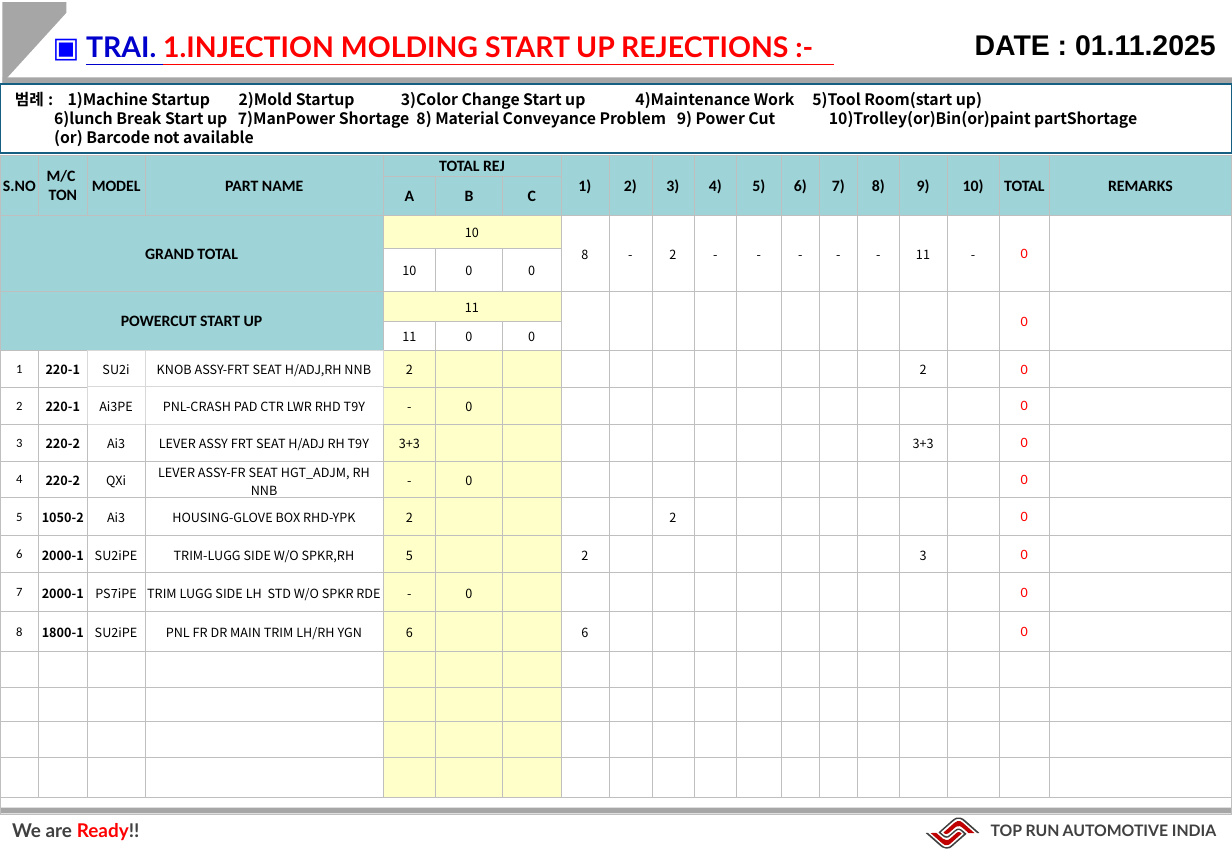
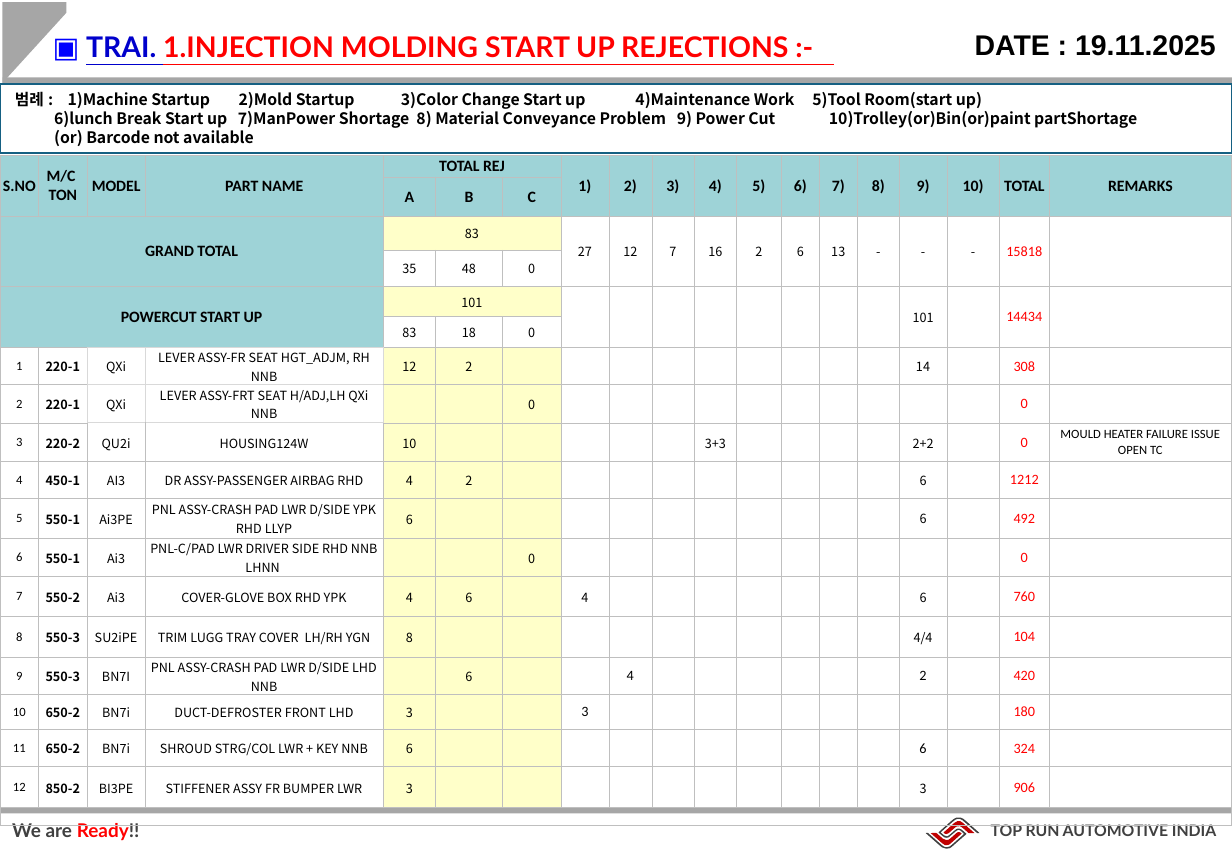
Before and after one commit to Dhamo2005/TOPRUN, a slide deck: slide 1 of Date.pptx. Drawn at 1232x853 pixels with LibreOffice and Linux fonts; fonts in the diff are those of the drawing; background and template pictures are left out. Boxes give left, top, right and bottom in pixels: in the first picture for what was removed or moved away, otherwise in the second. Text is boxed around its words. In the diff, an @@ line names an element or a change of style, - is before the commit and + after.

```diff
--- a/Date.pptx
+++ b/Date.pptx
@@ text at box(975, 35, 1216, 56): text changed @@
-DATE : 01.11.2025
+DATE : 19.11.2025
@@ table at box(0, 155, 1232, 813) @@
-row 3: GRAND TOTAL |  |  |  | 10 |  |  | 8 | - | 2 | - | - | - | - | - | 11 | - | 0 | 
-row 4:  |  |  |  | 10 | 0 | 0 |  |  |  |  |  |  |  |  |  |  |  | 
-row 5: POWERCUT START UP |  |  |  | 11 |  |  |  |  |  |  |  |  |  |  |  |  | 0 | 
-row 6:  |  |  |  | 11 | 0 | 0 |  |  |  |  |  |  |  |  |  |  |  | 
-row 7: 1 | 220-1 | SU2i | KNOB ASSY-FRT SEAT H/ADJ,RH NNB | 2 |  |  |  |  |  |  |  |  |  |  | 2 |  | 0 | 
-row 8: 2 | 220-1 | Ai3PE | PNL-CRASH PAD CTR LWR RHD T9Y | - | 0 |  |  |  |  |  |  |  |  |  |  |  | 0 | 
-row 9: 3 | 220-2 | Ai3 | LEVER ASSY FRT SEAT H/ADJ RH T9Y | 3+3 |  |  |  |  |  |  |  |  |  |  | 3+3 |  | 0 | 
-row 10: 4 | 220-2 | QXi | LEVER ASSY-FR SEAT HGT_ADJM, RH NNB | - | 0 |  |  |  |  |  |  |  |  |  |  |  | 0 | 
-row 11: 5 | 1050-2 | Ai3 | HOUSING-GLOVE BOX RHD-YPK | 2 |  |  |  |  | 2 |  |  |  |  |  |  |  | 0 | 
-row 12: 6 | 2000-1 | SU2iPE | TRIM-LUGG SIDE W/O SPKR,RH | 5 |  |  | 2 |  |  |  |  |  |  |  | 3 |  | 0 | 
-row 13: 7 | 2000-1 | PS7iPE | TRIM LUGG SIDE LH STD W/O SPKR RDE | - | 0 |  |  |  |  |  |  |  |  |  |  |  | 0 | 
-row 14: 8 | 1800-1 | SU2iPE | PNL FR DR MAIN TRIM LH/RH YGN | 6 |  |  | 6 |  |  |  |  |  |  |  |  |  | 0 | 
+row 3: GRAND TOTAL |  |  |  | 83 |  |  | 27 | 12 | 7 | 16 | 2 | 6 | 13 | - | - | - | 15818 | 
+row 4:  |  |  |  | 35 | 48 | 0 |  |  |  |  |  |  |  |  |  |  |  | 
+row 5: POWERCUT START UP |  |  |  | 101 |  |  |  |  |  |  |  |  |  |  | 101 |  | 14434 | 
+row 6:  |  |  |  | 83 | 18 | 0 |  |  |  |  |  |  |  |  |  |  |  | 
+row 7: 1 | 220-1 | QXi | LEVER ASSY-FR SEAT HGT_ADJM, RH NNB | 12 | 2 |  |  |  |  |  |  |  |  |  | 14 |  | 308 | 
+row 8: 2 | 220-1 | QXi | LEVER ASSY-FRT SEAT H/ADJ,LH QXi NNB |  |  | 0 |  |  |  |  |  |  |  |  |  |  | 0 | 
+row 9: 3 | 220-2 | QU2i | HOUSING124W | 10 |  |  |  |  |  | 3+3 |  |  |  |  | 2+2 |  | 0 | MOULD HEATER FAILURE ISSUE OPEN TC
+row 10: 4 | 450-1 | AI3 | DR ASSY-PASSENGER AIRBAG RHD | 4 | 2 |  |  |  |  |  |  |  |  |  | 6 |  | 1212 | 
+row 11: 5 | 550-1 | Ai3PE | PNL ASSY-CRASH PAD LWR D/SIDE YPK RHD LLYP | 6 |  |  |  |  |  |  |  |  |  |  | 6 |  | 492 | 
+row 12: 6 | 550-1 | Ai3 | PNL-C/PAD LWR DRIVER SIDE RHD NNB LHNN |  |  | 0 |  |  |  |  |  |  |  |  |  |  | 0 | 
+row 13: 7 | 550-2 | Ai3 | COVER-GLOVE BOX RHD YPK | 4 | 6 |  | 4 |  |  |  |  |  |  |  | 6 |  | 760 | 
+row 14: 8 | 550-3 | SU2iPE | TRIM LUGG TRAY COVER LH/RH YGN | 8 |  |  |  |  |  |  |  |  |  |  | 4/4 |  | 104 | 
+row 15: 9 | 550-3 | BN7I | PNL ASSY-CRASH PAD LWR D/SIDE LHD NNB |  | 6 |  |  | 4 |  |  |  |  |  |  | 2 |  | 420 | 
+row 16: 10 | 650-2 | BN7i | DUCT-DEFROSTER FRONT LHD | 3 |  |  | 3 |  |  |  |  |  |  |  |  |  | 180 | 
+row 17: 11 | 650-2 | BN7i | SHROUD STRG/COL LWR + KEY NNB | 6 |  |  |  |  |  |  |  |  |  |  | 6 |  | 324 | 
+row 18: 12 | 850-2 | BI3PE | STIFFENER ASSY FR BUMPER LWR | 3 |  |  |  |  |  |  |  |  |  |  | 3 |  | 906 | 
-row 16:  |  |  |  |  |  |  |  |  |  |  |  |  |  |  |  |  |  | 
-row 17:  |  |  |  |  |  |  |  |  |  |  |  |  |  |  |  |  |  | 
-row 18:  |  |  |  |  |  |  |  |  |  |  |  |  |  |  |  |  |  | 
-row 19:  |  |  |  |  |  |  |  |  |  |  |  |  |  |  |  |  |  | 
```
Also in this commit, not shown: 7 other slides changed.
